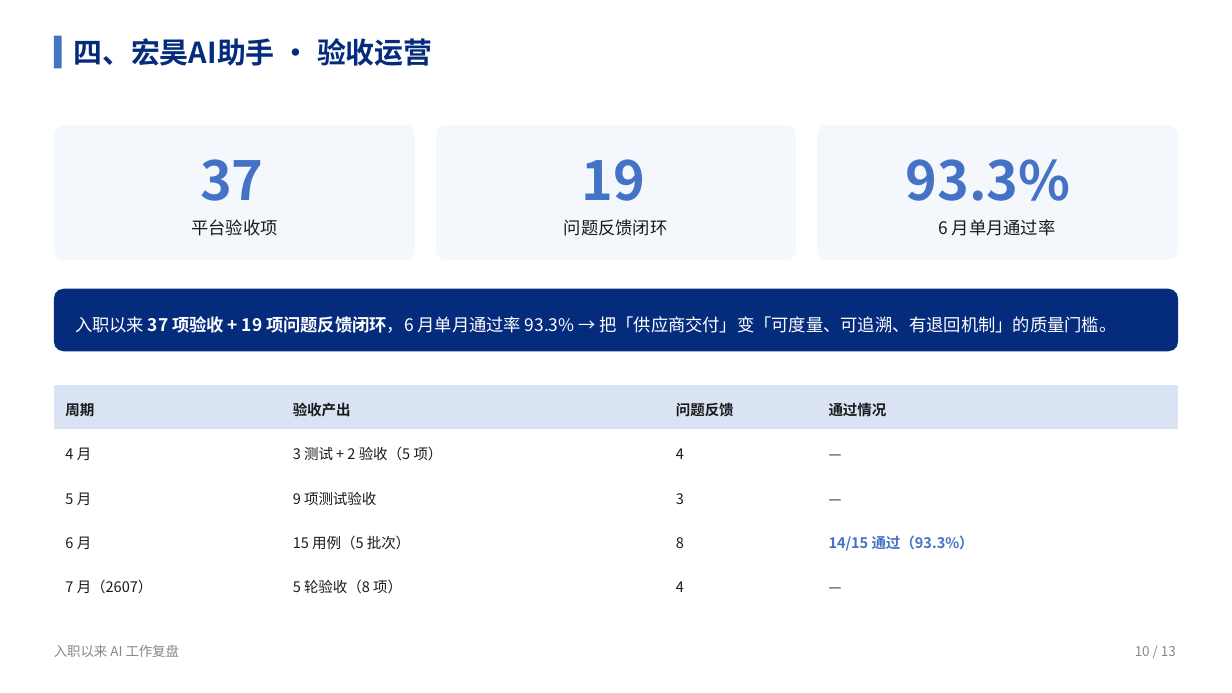
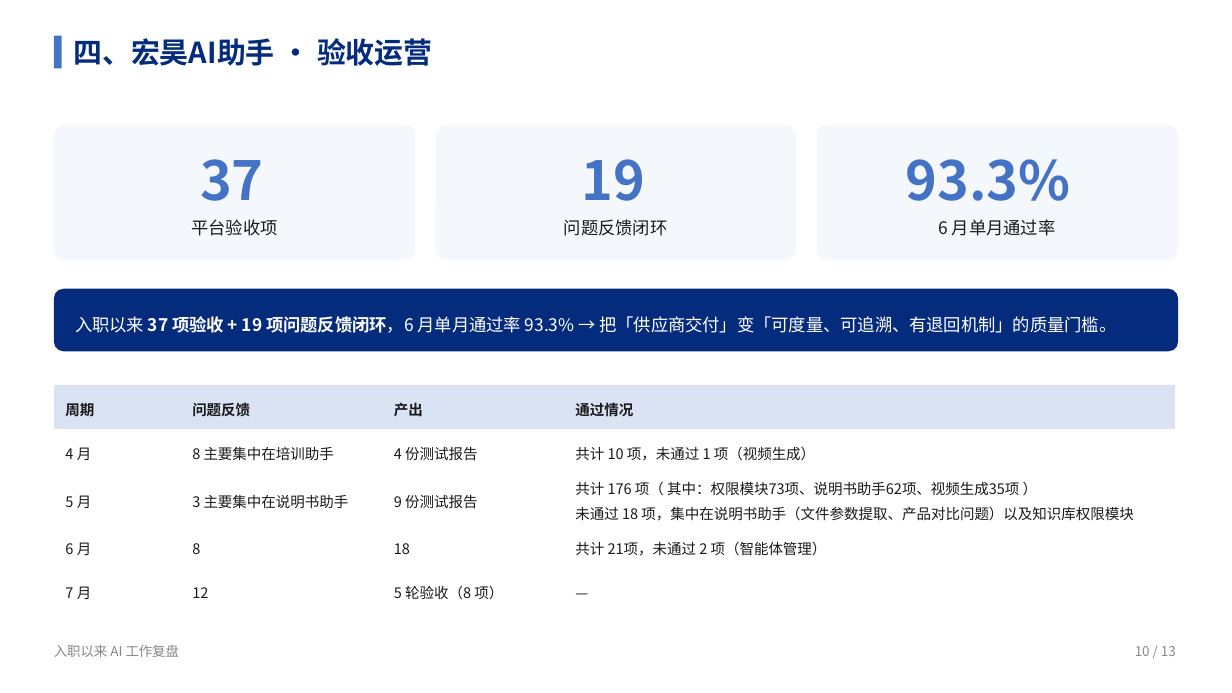
Before and after one commit to liellaaaaa/lw, a slide deck: slide 9 of PPT/入职以来AI工作复盘/入职以来AI工作复盘.pptx. Drawn at 1232x693 pixels with LibreOffice and Linux fonts; fonts in the diff are those of the drawing. Boxes give left, top, right and bottom in pixels: in the first picture for what was removed or moved away, otherwise in the second. Text is boxed around its words. In the diff, an @@ line names an element or a change of style, - is before the commit and + after.

```diff
--- a/PPT/入职以来AI工作复盘/入职以来AI工作复盘.pptx
+++ b/PPT/入职以来AI工作复盘/入职以来AI工作复盘.pptx
@@ table at bbox=[54, 385, 1175, 607] @@
-row 1, column 2: 验收产出
+row 1, column 2: 问题反馈
-row 1, column 3: 问题反馈
+row 1, column 3: 产出
-row 2: 4 月 | 3 测试 + 2 验收（5 项） | 4 | —
+row 2: 4 月 | 8 主要集中在培训助手 | 4 份测试报告 | 共计 10 项，未通过 1 项（视频生成）
-row 3: 5 月 | 9 项测试验收 | 3 | —
+row 3: 5 月 | 3 主要集中在说明书助手 | 9 份测试报告 | 共计 176 项（ 其中：权限模块73项、说明书助手62项、视频生成35项 ） / 未通过 18 项，集中在说明书助手（文件参数提取、产品对比问题）以及知识库权限模块
-row 4: 6 月 | 15 用例（5 批次） | 8 | 14/15 通过（93.3%）
+row 4: 6 月 | 8 | 18 | 共计 21项，未通过 2 项（智能体管理）
-row 5: 7 月（2607） | 5 轮验收（8 项） | 4 | —
+row 5: 7 月 | 12 | 5 轮验收（8 项） | —
```
Also in this commit, not shown: 1 other slide changed.
